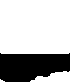
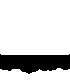
Comparing the layer stacks of the two 70 × 82 images. Changes:
added layer "Слой 10" above "Слой 9 копия" over [0, 53, 70, 74]
hid "Слой 8" over [0, 53, 70, 82]
